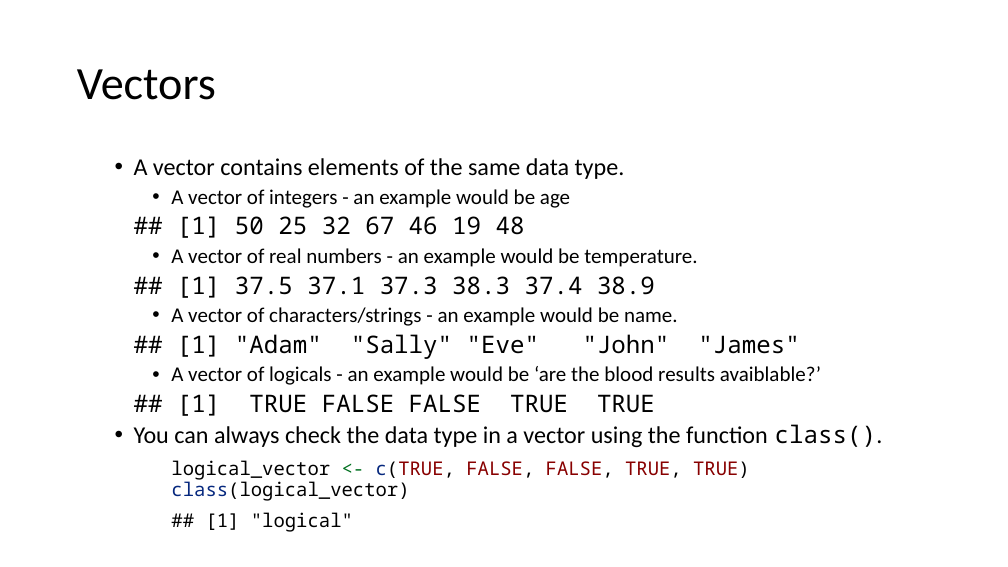
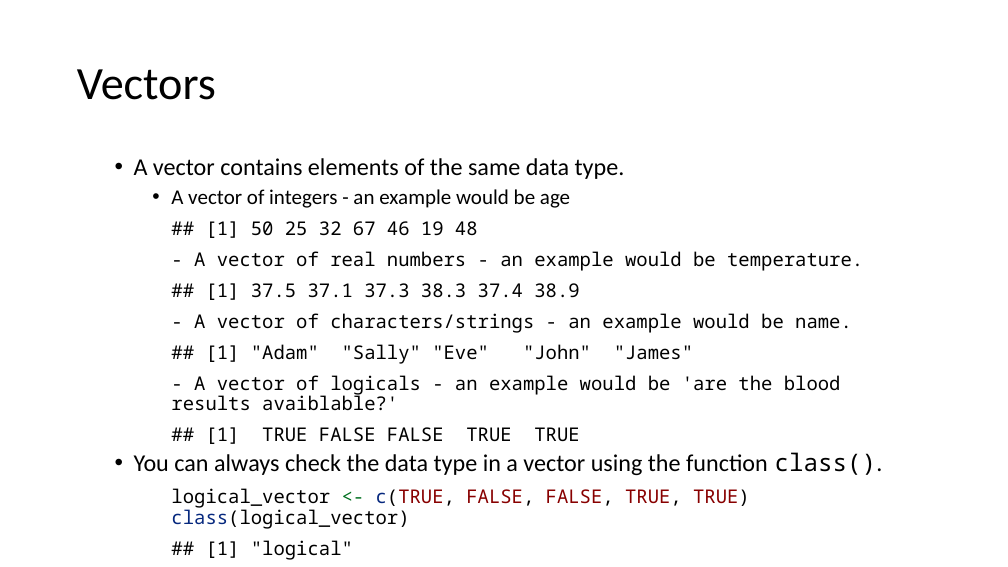
Before and after one commit to ClinicianCoders/ClinicianCoders, a slide deck: slide 26 of Workshops/Workshop1.pptx (slide 25 before the commit). Drawn at 1008x567 pixels with LibreOffice and Linux fonts; fonts in the diff are those of the drawing. Boxes give left, top, right and bottom in pixels: in the first picture for what was removed or moved away, otherwise in the second. Text is boxed around its words. In the diff, an @@ line names an element or a change of style, - is before the commit and + after.

```diff
--- a/Workshops/Workshop1.pptx
+++ b/Workshops/Workshop1.pptx
@@ text at [206,221,693,444]: size 23 to 18 pt in "## [1] 50 25 32 67 46 ...", "## [1] 37.5 37.1 37.3 38.3 37.4 ...", "## [1] "Adam" "Sally" "Eve" "John" "James"", "## [1] TRUE FALSE FALSE TRUE TRUE"; list level 2 to 1 in "## [1] 50 25 32 ..."; list level 2 to 1 in "## [1] 37.5 37.1 37.3 ..."; list level 2 to 1 in "## [1] "Adam" "Sally" "Eve" ..."; list level 2 to 1 in "## [1] TRUE FALSE FALSE ..." @@
@@ text at [194,251,863,271]: text changed; size 20 to 18 pt; font Calibri to Noto Sans Mono @@
-    • A vector of real numbers - an example would be temperature.
+- A vector of real numbers - an example would be temperature.
@@ text at [194,313,852,333]: text changed; size 20 to 18 pt; font Calibri to Noto Sans Mono @@
-    • A vector of characters/strings - an example would be name.
+- A vector of characters/strings - an example would be name.
@@ text at [171,375,841,411]: text changed; size 20 to 18 pt; font Calibri to Noto Sans Mono @@
-    • A vector of logicals - an example would be ‘are the blood results avaiblable?’
+- A vector of logicals - an example would be 'are the blood results avaiblable?'
```
Also in this commit, not shown: 1 slide added, 3 other files.
